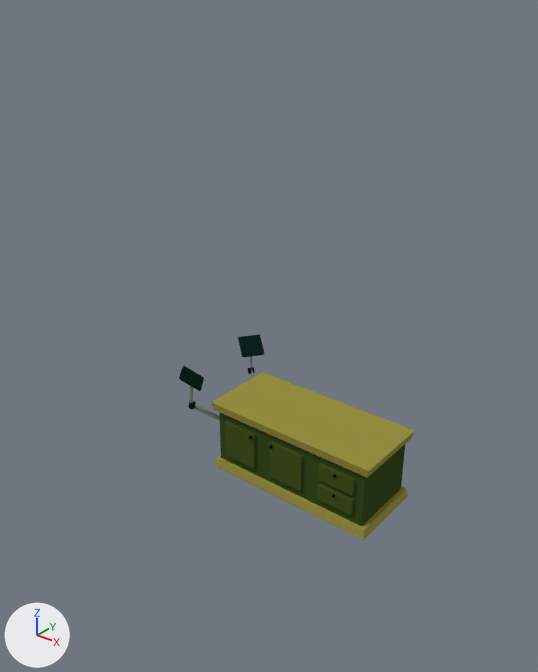
A saved change to the Blender file src/Assets/props s2.blend.
Both versions are drawn from a 50 mm camera at (4.93, -7.05, 5.88) aimed at (-0.1, -0.75, 1.98). Every picture has the same lights, and +X, +Y and +Z are marked at lower left.

Script lines for the objects in view, before the commit:
```python
me_cube_012 = bpy.data.meshes.new('Cube.012')
me_cube_012.from_pydata(...)  # 112 vertices, 110 faces; spans x -2.56..2.56, y -1.13..1.13, z -1.07..1.05
me_cube_012.materials.append(mat_flat)  # picture img_pallette_png
me_cube_014 = bpy.data.meshes.new('Cube.014')
me_cube_014.from_pydata(...)  # 388 vertices, 370 faces; spans x -1.782..-1.152, y -0.869..-0.342, z 0.116..0.952
me_cube_014.polygons.foreach_set('use_smooth', [True] * 370)
me_cube_014.materials.append(mat_flat)  # picture img_pallette_png
ob_cube_012 = bpy.data.objects.new('Cube.012', me_cube_014)
ob_cube_012.location = (0.0, 0.0, 0.0)
_m = ob_cube_012.modifiers.new('Mirror', 'MIRROR')
_m.use_axis = (False, True, False)
_m = ob_cube_012.modifiers.new('Subdivision', 'SUBSURF')
_m.levels = 2
ob_tebl = bpy.data.objects.new('tebl', me_cube_012)
ob_tebl.location = (0.0, 0.0, 0.0)
ob_tebl.scale = (0.5, 0.5, 0.5)
_m = ob_tebl.modifiers.new('Bevel', 'BEVEL')
_m.width = 0.01
_m.width_pct = 0.01
_m.segments = 2
```
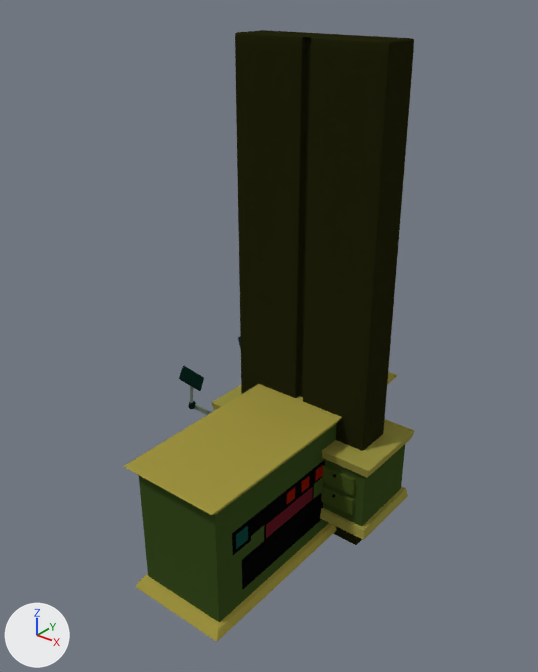
Pixel boxes [x1, y1, x2, y2] of what changed, in the pictures (538 x 672 px):
'Cube', added (black)
    after: [235, 30, 414, 545]
'Cube.015', added
    after: [123, 372, 398, 642]
'Cube.016', added (black)
    after: [232, 460, 325, 589]
'Plane.001', added
    after: [287, 465, 323, 504]
'tebl', unchanged, covered by the edit
    before: [211, 372, 414, 540]
    after: [211, 385, 414, 540]

Patch to the scene script:
```diff
--- a/src/Assets/props s2.blend.py
+++ b/src/Assets/props s2.blend.py
@@ img_pallette_png_002 @@
+img_pallette_png_002 = load_image('Pallette.png.002', 'Pallette.png', 10, 10, 'sRGB')
@@ mat_flat_002 @@
+mat_flat_002 = principled_material('Flat.002')
+mat_flat_002.texture = img_pallette_png_002
+mat_flat_002.roughness = 1.0
+mat_flat_002.specular_ior_level = 0.0
@@ me_cube_017 @@
+me_cube_017.from_pydata(...)  # 40 vertices, 27 faces; spans x 0.61, y -2.0..-0.34, z -0.58..0.15
+me_cube_017.materials.append(mat_flat)  # picture img_pallette_png
@@ me_cube_016 @@
+me_cube_016.from_pydata(...)  # 152 vertices, 150 faces; spans x -0.68..0.68, y -2.67..1.14, z -0.9..0.9
+me_cube_016.polygons.foreach_set('use_smooth', [True] * 150)
+me_cube_016.materials.append(mat_flat)  # picture img_pallette_png
@@ me_cube_001 @@
+me_cube_001.from_pydata(...)  # 152 vertices, 150 faces; spans x -1.0..1.0, y -0.26..0.27, z -1.0..5.29
+me_cube_001.polygons.foreach_set('use_smooth', [True] * 150)
+me_cube_001.materials.append(mat_flat_002)  # picture img_pallette_png_002
@@ ob_plane_001 @@
+ob_plane_001 = bpy.data.objects.new('Plane.001', me_plane_001.copy())  # the mesh of ob_plane_001
+ob_plane_001.location = (-0.34, 0.41, 0.16)
+ob_plane_001.scale = (1.27, 1.27, 1.27)
+_m = ob_plane_001.modifiers.new('Array', 'ARRAY')
+_m.count = 3
+_m.relative_offset_displace = (0.0, -1.9, 0.0)
+_m = ob_plane_001.modifiers.new('Solidify', 'SOLIDIFY')
@@ ob_cube_016 @@
+ob_cube_016 = bpy.data.objects.new('Cube.016', me_cube_017)
+ob_cube_016.location = (-0.18, 0.26, 0.16)
+ob_cube_016.scale = (1.27, 1.27, 1.27)
+_m = ob_cube_016.modifiers.new('Solidify', 'SOLIDIFY')
@@ ob_cube_015 @@
+ob_cube_015 = bpy.data.objects.new('Cube.015', me_cube_016)
+ob_cube_015.location = (0.0, 0.0, 0.0)
+_m = ob_cube_015.modifiers.new('Subdivision', 'SUBSURF')
+_m.levels = 2
@@ ob_cube @@
+ob_cube = bpy.data.objects.new('Cube', me_cube_001)
+ob_cube.location = (0.0, 0.0, 0.0)
+_m = ob_cube.modifiers.new('Subdivision', 'SUBSURF')
+_m.levels = 2
```
